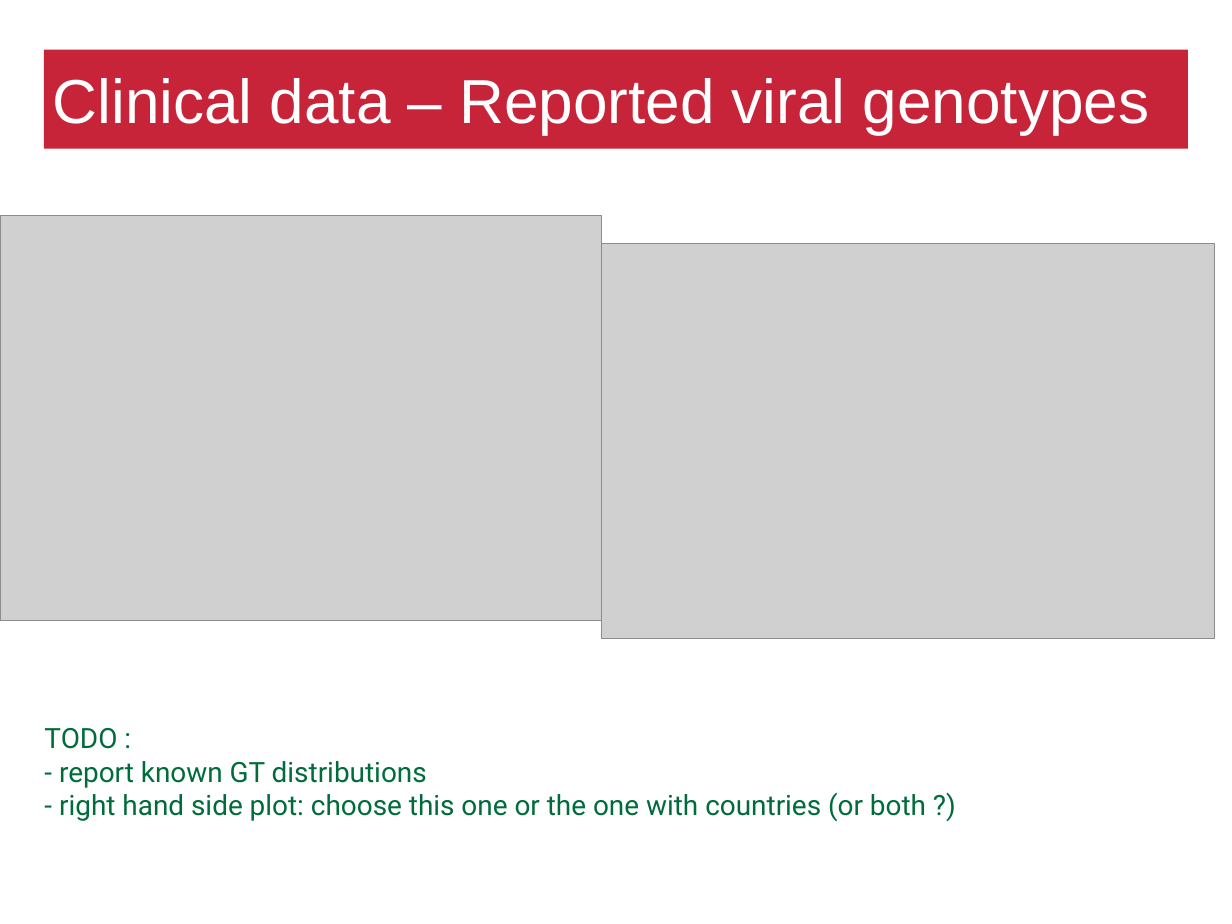
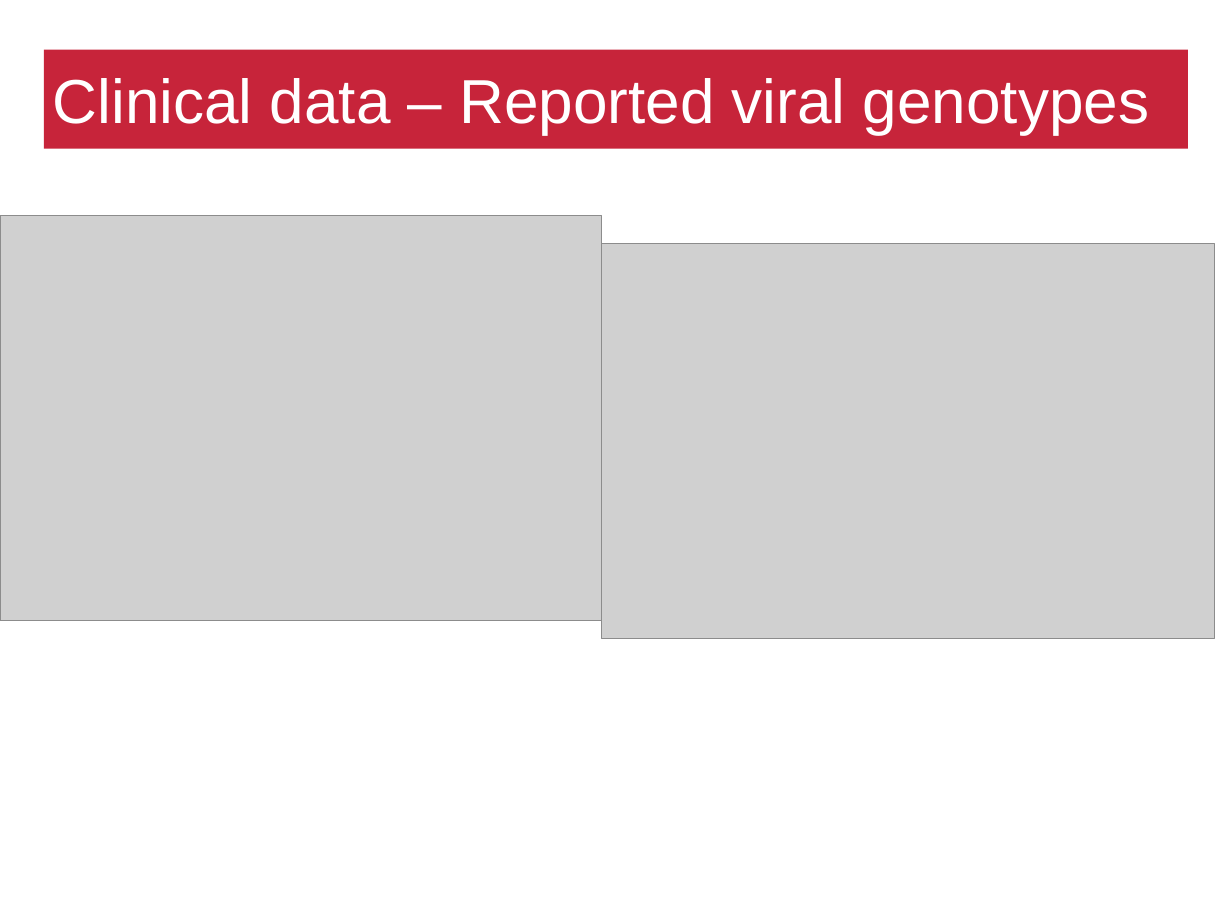
Before and after one commit to matthiaszeller/HBV, a slide deck: slide 7 of Presentation.odp (slide 8 before the commit). Drawn at 1232x924 pixels with LibreOffice and Linux fonts; fonts in the diff are those of the drawing; grey boxes stand for pictures; background and template pictures are left out. Boxes give left, top, right and bottom in pixels: in the first picture for what was removed or moved away, otherwise in the second. Text is boxed around its words. In the diff, an @@ line names an element or a change of style, - is before the commit and + after.

Commit message:
update presentation

```diff
--- a/Presentation.odp
+++ b/Presentation.odp
@@ text removed at box(44, 728, 926, 821) @@
-TODO :
-- report known GT distributions
-- right hand side plot: choose this one or the one with countries (or both ?)
```
Also in this commit, not shown: 8 other slides changed, 5 slides added, 4 slides removed.
